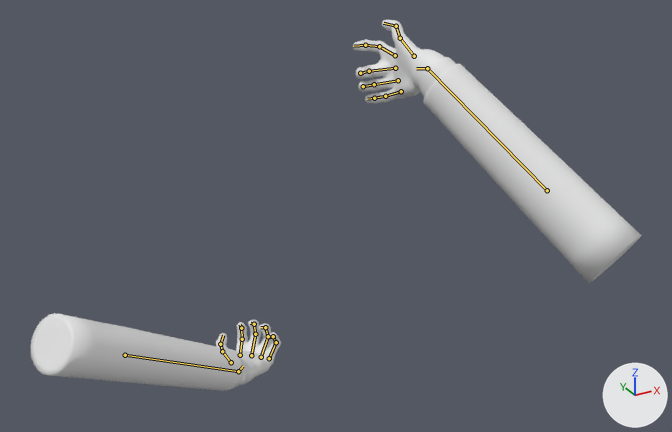
A saved change to the glTF model game/assets/weapons/relay_ar/relay_ar_arms.glb.
The view is the same before and after, from a 50 mm lens placed at (-0.764, -1.242, 0.333), pointed at (-0.134, -0.096, -0.239). Arrows for +X, +Y and +Z are at lower right; the lights stay in place. The picture after the commit comes second. Both versions are drawn at frame 12 of the action 'reload'; the numbers are the values there. The bones that bend it are drawn over the model as lines.

Names of what the first picture shows: 'arms.001'.
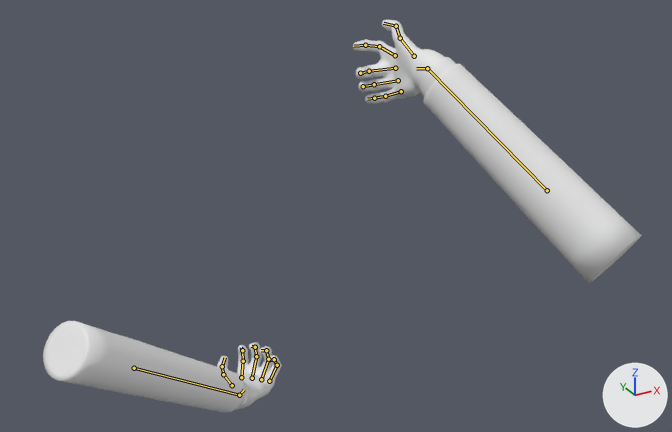
Boxes (x1, y1, x2, y2) around the edits, measured in the pictures (672 x 432 px):
'arms.001', posed
    before: (31, 20, 641, 391)
    after: (43, 20, 641, 413)
bone 'L_forearm', root to tip
    before: (125, 355) to (238, 371)
    after: (134, 368) to (239, 395)
bone 'L_hand', root to tip
    before: (238, 371) to (243, 366)
    after: (239, 395) to (244, 389)

What the commit changed:
Bone 'L_forearm' (bone_l_forearm) moves from (-0.1, -0.424, -0.019) to (-0.096, -0.434, 0.012).
Bone 'L_forearm' (bone_l_forearm) turns from (73, -2, 2) to (78, -1, 1) degrees about its own x, y and z.
Bone 'L_hand' (bone_l_hand) turns from (-30, -16, -50) to (-35, -17, -48) degrees about its own x, y and z.
